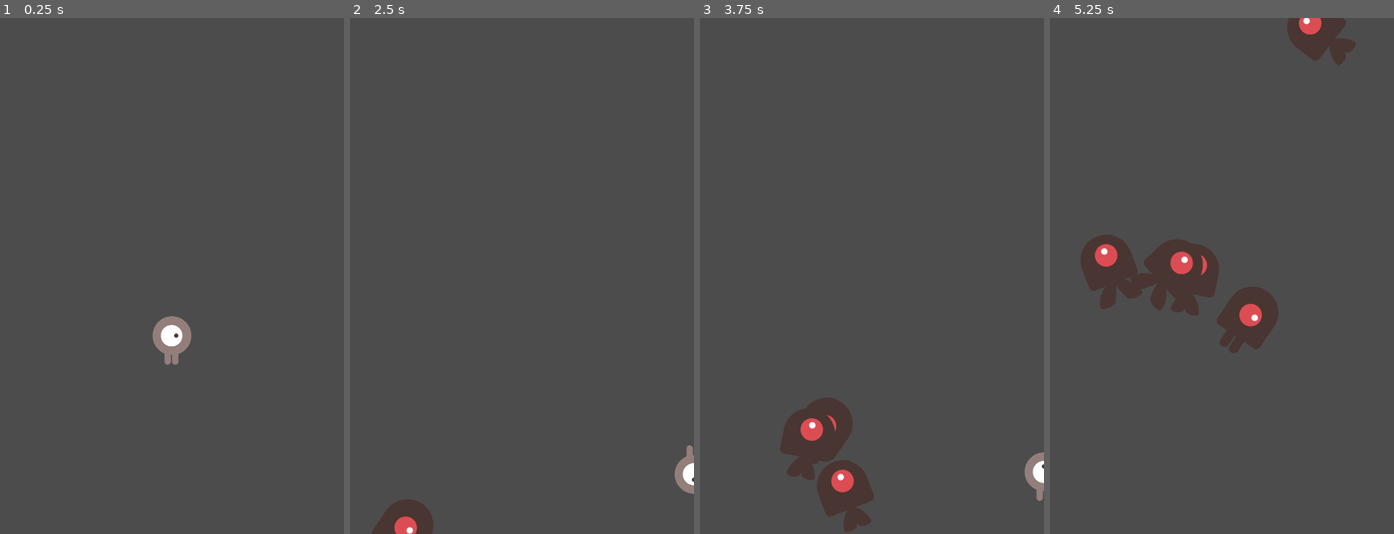
Above: before the commit, frames 1-4 (left to right).
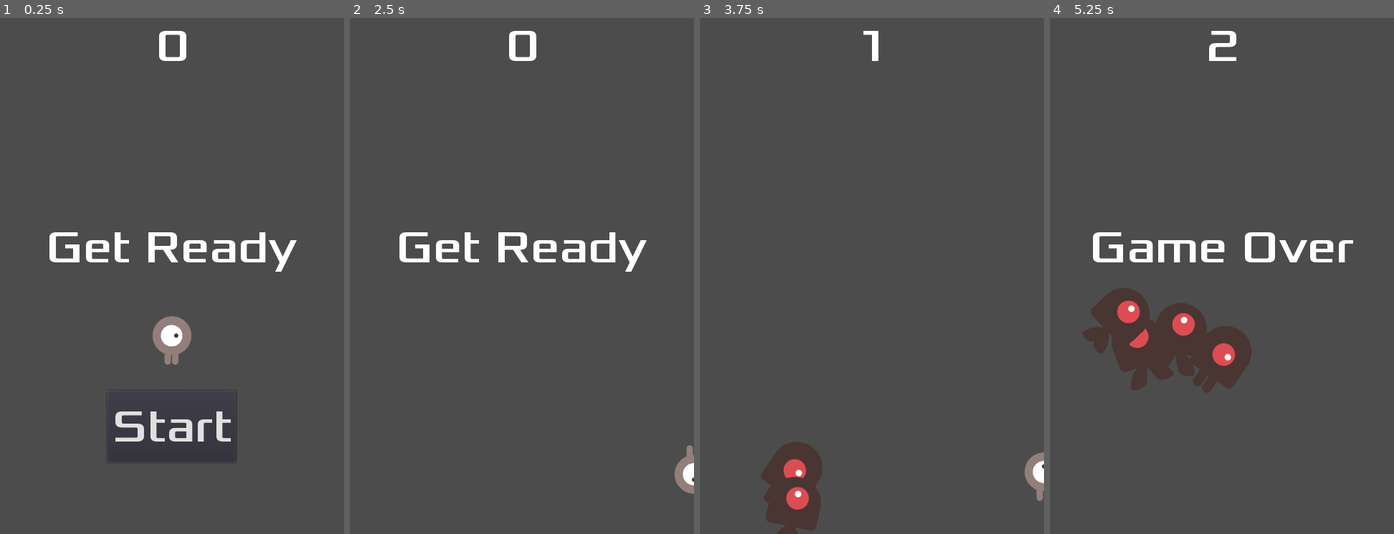
Above: after the commit, the same moments.

Repository: vitran96/dodge
Game: Godot game, scene res://Main.tscn
Same seed, same stepped clock (60 frames per second), same inputs: the game is played once before the commit and once after it.
Inputs (mouse positions are in pixels of both pictures, inside the frame that each line leads up to):
- Up to frame 1 (0.25 s): no input
- Up to frame 2 (2.5 s): click (522, 425) at 0.5 s, where only the run after the commit has a clickable "Start"; tap Enter at 1.25 s; hold Right (ui_right) 1.28-2.03 s; hold Down (ui_down) from 2.03 s (still down)
- Up to frame 3 (3.75 s): release Down (ui_down) at 2.78 s; hold Right (ui_right) 2.78-3.53 s; hold Up (ui_up) from 3.53 s (still down)
- Up to frame 4 (5.25 s): release Up (ui_up) at 4.28 s; hold Left (ui_left) from 4.28 s (still down)

The runs differ from the first frame. In frame 1, 2.9% of the frame differs, in the area x 14-87%, y 2-86%; in frame 2, 2.9%; in frame 3, 5.2%; in frame 4, 12%, in the area x 8-89%, y 0-73%.

Commit message:
finish HUD scene

Diff:
--- /dev/null
+++ b/HUD.gd
@@ -0,0 +1,33 @@
+extends CanvasLayer
+signal start_game
+
+
+# Called when the node enters the scene tree for the first time.
+func _ready():
+    pass # Replace with function body.
+
+func show_message(text):
+    $Message.text = text
+    $Message.show()
+    $MessageTimer.start()
+
+func show_game_over():
+    show_message("Game Over")
+    # Wait until the MessageTimer has counted down.
+    yield($MessageTimer, "timeout")
+
+    $Message.text = "Dodge the\nCreeps!"
+    $Message.show()
+    # Make a one-shot timer and wait for it to finish.
+    yield(get_tree().create_timer(1), "timeout")
+    $StartButton.show()
+
+func update_score(score):
+    $ScoreLabel.text = str(score)
+
+func _on_MessageTimer_timeout():
+    $Message.hide()
+
+func _on_StartButton_pressed():
+    $StartButton.hide()
+    emit_signal("start_game")
--- a/HUD.tscn
+++ b/HUD.tscn
@@ -1,12 +1,14 @@
-[gd_scene load_steps=3 format=2]
+[gd_scene load_steps=4 format=2]
 
 [ext_resource path="res://dodge_assets/fonts/Xolonium-Regular.ttf" type="DynamicFontData" id=1]
+[ext_resource path="res://HUD.gd" type="Script" id=2]
 
 [sub_resource type="DynamicFont" id=1]
 size = 64
 font_data = ExtResource( 1 )
 
 [node name="HUD" type="CanvasLayer"]
+script = ExtResource( 2 )
 
 [node name="ScoreLabel" type="Label" parent="."]
 anchor_right = 1.0
@@ -51,3 +53,8 @@
 }
 
 [node name="MessageTimer" type="Timer" parent="."]
+wait_time = 2.0
+one_shot = true
+
+[connection signal="pressed" from="StartButton" to="." method="_on_StartButton_pressed"]
+[connection signal="timeout" from="MessageTimer" to="." method="_on_MessageTimer_timeout"]
--- a/Main.gd
+++ b/Main.gd
@@ -14,12 +14,17 @@
 func game_over() -> void:
     $ScoreTimer.stop()
     $MobTimer.stop()
+    $HUD.show_game_over()
+
+func _on_HUD_start_game():
+    new_game()
 
 func new_game() -> void:
     score = 0
     $Player.start($StartPosition.position)
     $StartTimer.start()
-
+    $HUD.update_score(score)
+    $HUD.show_message("Get Ready")
 
 func _on_StartTimer_timeout():
     $MobTimer.start()
@@ -27,6 +32,7 @@
 
 func _on_ScoreTimer_timeout():
     score += 1
+    $HUD.update_score(score)
 
 func _on_MobTimer_timeout() -> void:
     # Choose a random location on Path2D.
--- a/Main.tscn
+++ b/Main.tscn
@@ -1,8 +1,9 @@
-[gd_scene load_steps=5 format=2]
+[gd_scene load_steps=6 format=2]
 
 [ext_resource path="res://Player.tscn" type="PackedScene" id=1]
 [ext_resource path="res://Main.gd" type="Script" id=2]
 [ext_resource path="res://Mob.tscn" type="PackedScene" id=3]
+[ext_resource path="res://HUD.tscn" type="PackedScene" id=4]
 
 [sub_resource type="Curve2D" id=1]
 _data = {
@@ -32,9 +33,12 @@
 
 [node name="MobSpawnLocation" type="PathFollow2D" parent="MobPath"]
 position = Vector2( -0.410614, -0.920692 )
-rotation = 0.00467288
+rotation = 0.00467286
+
+[node name="HUD" parent="." instance=ExtResource( 4 )]
 
 [connection signal="hit" from="Player" to="." method="_on_Player_hit"]
 [connection signal="timeout" from="MobTimer" to="." method="_on_MobTimer_timeout"]
 [connection signal="timeout" from="ScoreTimer" to="." method="_on_ScoreTimer_timeout"]
 [connection signal="timeout" from="StartTimer" to="." method="_on_StartTimer_timeout"]
+[connection signal="start_game" from="HUD" to="." method="_on_HUD_start_game"]
